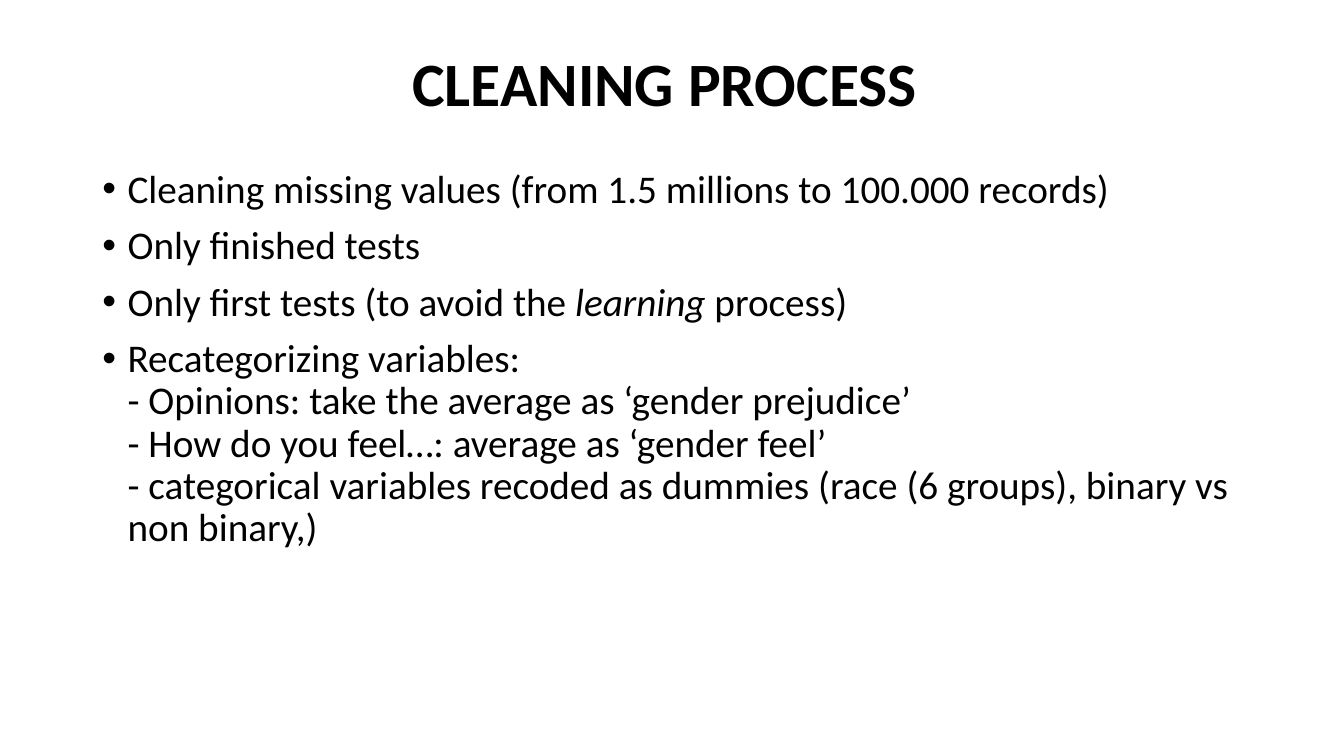
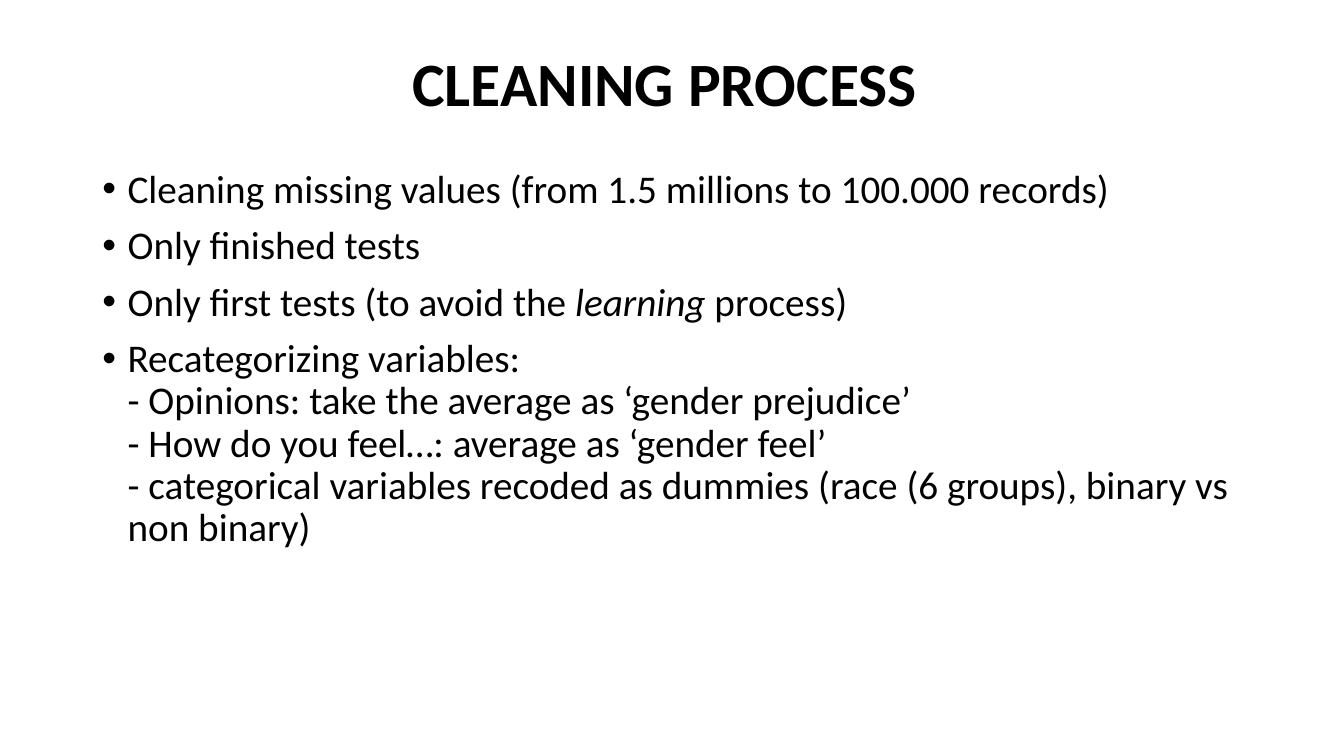
Before and after one commit to tommella90/TommasoLaboratories, a slide deck: slide 9 of MidTermProject/presentation.pptx. Drawn at 1344x756 pixels with LibreOffice and Linux fonts; fonts in the diff are those of the drawing. Boxes give left, top, right and bottom in pixels: in the first picture for what was removed or moved away, otherwise in the second. Text is boxed around its words. In the diff, an @@ line names an element or a change of style, - is before the commit and + after.

```diff
--- a/MidTermProject/presentation.pptx
+++ b/MidTermProject/presentation.pptx
@@ text at box(128, 344, 1228, 548): text changed @@
-• Recategorizing variables:
-  - Opinions: take the average as ‘gender prejudice’
-  - How do you feel…: average as ‘gender feel’
-  - categorical variables recoded as dummies (race (6 groups), binary vs non binary,)
+• Recategorizing variables:
+  - Opinions: take the average as ‘gender prejudice’
+  - How do you feel…: average as ‘gender feel’
+  - categorical variables recoded as dummies (race (6 groups), binary vs non binary)
```
Also in this commit, not shown: 4 other slides changed, 3 other files.
